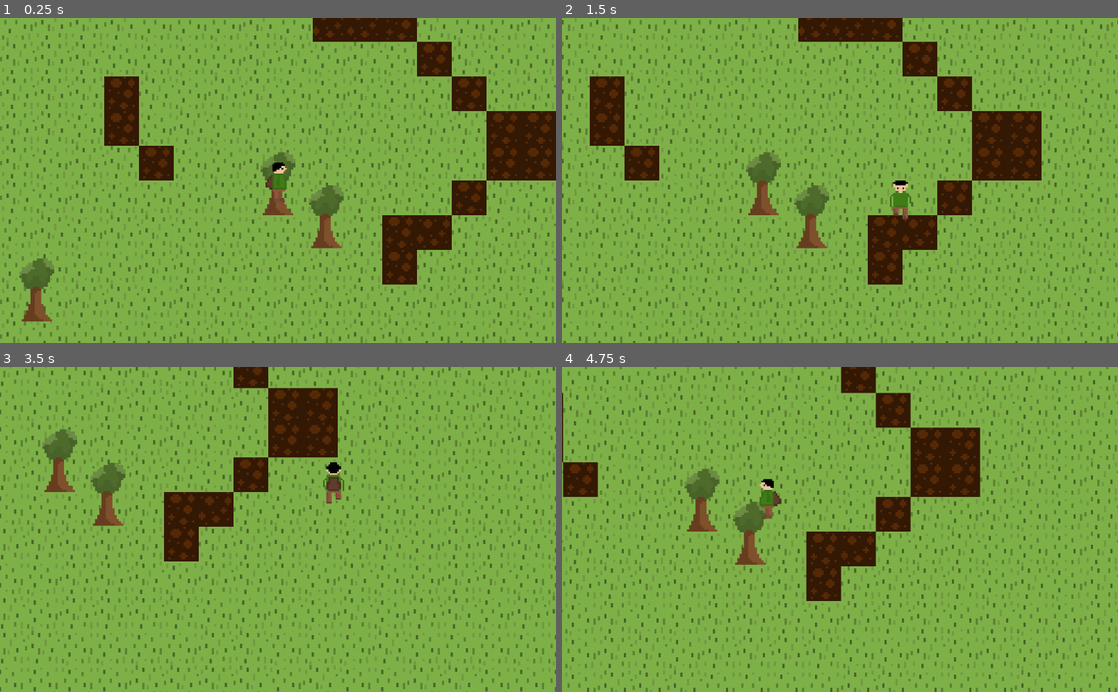
Above: before the commit, frames 1-4 (two rows, left to right).
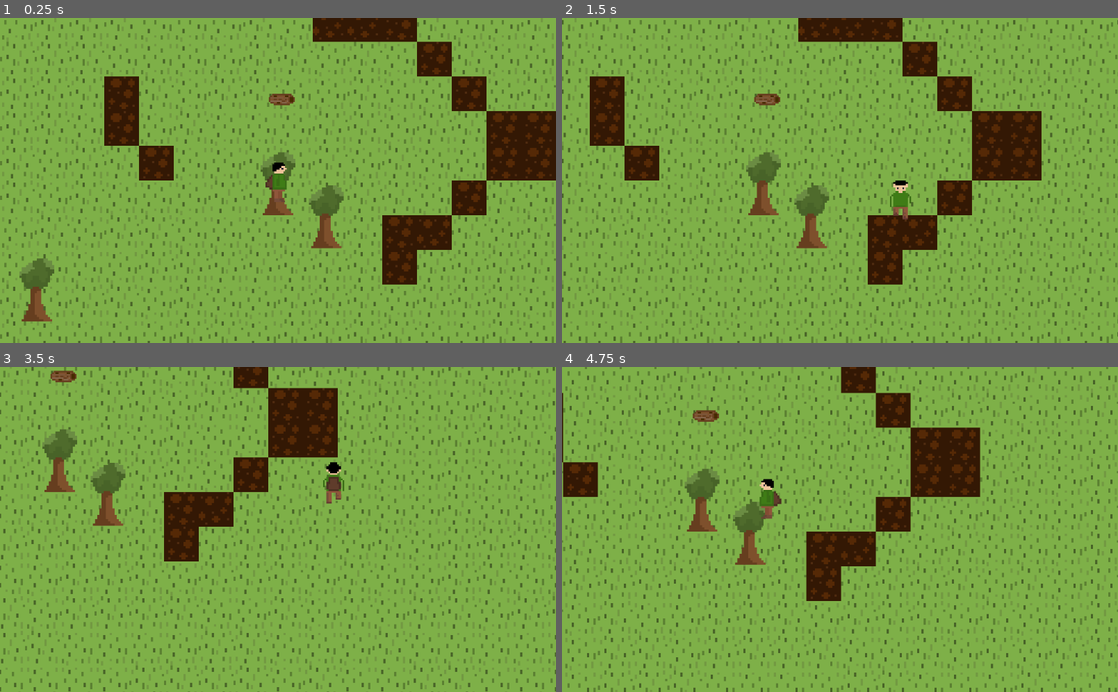
Above: after the commit, the same moments.

Repository: nalton-software/godot-fire-jam
Game: Godot game, scene res://scenes/Main.tscn
The game is run twice, just before and just after one commit, with the same random seed, the same clock (stepped at 60 frames per second) and the same inputs.
Inputs (mouse positions are in pixels of both pictures, inside the frame that each line leads up to):
- Up to frame 1 (0.25 s): no input
- Up to frame 2 (1.5 s): tap Enter at 0.5 s; move the mouse to (840, 183) at 0.52 s; hold Right (ui_right) 0.53-1.28 s; click (840, 183) at 0.67 s; move the mouse to (845, 216) at 1.27 s; hold Down (ui_down) from 1.28 s (still down); click (845, 216) at 1.42 s
- Up to frame 3 (3.5 s): move the mouse to (333, 458) at 2.02 s; release Down (ui_down) at 2.03 s; hold Right (ui_right) 2.03-2.78 s; move the mouse to (250, 594) at 2.77 s; hold Up (ui_up) from 2.78 s (still down); click (250, 594) at 2.92 s
- Up to frame 4 (4.75 s): move the mouse to (1006, 578) at 3.52 s; release Up (ui_up) at 3.53 s; hold Left (ui_left) from 3.53 s (still down); move the mouse to (673, 480) at 4.27 s

The runs differ from the first frame. In frame 1, 0.1% of the frame differs, in the area x 48-53%, y 23-27%; in frame 2, 0.1%; in frame 3, 0.2%, in the area x 9-14%, y 1-5%; in frame 4, 0.2%.

Commit message:
added inventory pickup

Diff:
--- a/resources/Wood.tscn
+++ b/resources/Wood.tscn
@@ -1,7 +1,5 @@
-[gd_scene load_steps=3 format=2]
+[gd_scene load_steps=2 format=2]
 
-[ext_resource path="res://resources/DisplayItem.tscn" type="PackedScene" id=1]
-[ext_resource path="res://scripts/items/Wood.gd" type="Script" id=2]
+[ext_resource path="res://scenes/DisplayItem.tscn" type="PackedScene" id=1]
 
 [node name="Wood" instance=ExtResource( 1 )]
-item_script = ExtResource( 2 )
--- a/resources/DisplayItem.tscn
+++ b/scenes/DisplayItem.tscn
@@ -1,13 +1,12 @@
 [gd_scene load_steps=3 format=2]
 
-[ext_resource path="res://scripts/items/DisplayItem.gd" type="Script" id=2]
+[ext_resource path="res://scripts/items/DisplayItem.gd" type="Script" id=1]
 
 [sub_resource type="RectangleShape2D" id=1]
 extents = Vector2( 16, 16 )
 
 [node name="DisplayItem" type="Area2D"]
-scale = Vector2( 1.5, 1.5 )
-script = ExtResource( 2 )
+script = ExtResource( 1 )
 
 [node name="CollisionShape2D" type="CollisionShape2D" parent="."]
 shape = SubResource( 1 )
--- a/scenes/HUD.tscn
+++ b/scenes/HUD.tscn
@@ -1,6 +1,9 @@
-[gd_scene format=2]
+[gd_scene load_steps=2 format=2]
+
+[ext_resource path="res://scripts/HUD.gd" type="Script" id=1]
 
 [node name="HUD" type="CanvasLayer"]
+script = ExtResource( 1 )
 
 [node name="Control" type="Control" parent="."]
 anchor_top = 1.0
@@ -12,10 +15,13 @@
 }
 
 [node name="InventoryItems" type="HBoxContainer" parent="Control"]
-anchor_left = 0.5
-anchor_right = 0.5
+anchor_top = 1.0
 anchor_bottom = 1.0
-grow_horizontal = 2
+margin_left = 16.0
+margin_top = -80.0
+margin_right = 16.0
+margin_bottom = -80.0
+rect_scale = Vector2( 4, 4 )
 alignment = 1
 __meta__ = {
 "_edit_use_anchors_": false
--- /dev/null
+++ b/scenes/InventoryItem.tscn
@@ -0,0 +1,12 @@
+[gd_scene load_steps=2 format=2]
+
+[ext_resource path="res://scripts/items/InventoryItem.gd" type="Script" id=1]
+
+[node name="InventoryItem" type="TextureRect"]
+margin_right = 32.0
+margin_bottom = 32.0
+stretch_mode = 6
+script = ExtResource( 1 )
+__meta__ = {
+"_edit_use_anchors_": false
+}
--- a/scenes/Main.tscn
+++ b/scenes/Main.tscn
@@ -6,6 +6,8 @@
 [ext_resource path="res://scenes/Player.tscn" type="PackedScene" id=4]
 [ext_resource path="res://scenes/tilemaps/Water.tscn" type="PackedScene" id=5]
 [ext_resource path="res://scenes/tilemaps/Dirt.tscn" type="PackedScene" id=6]
+[ext_resource path="res://scripts/items/Wood.gd" type="Script" id=7]
+[ext_resource path="res://scenes/DisplayItem.tscn" type="PackedScene" id=8]
 
 [node name="Main" type="Node2D"]
 
@@ -29,3 +31,7 @@
 
 [node name="Object2" parent="YSort" instance=ExtResource( 3 )]
 position = Vector2( -443.621, 196.351 )
+
+[node name="DisplayItem" parent="YSort" instance=ExtResource( 8 )]
+position = Vector2( 7, -151 )
+item_script = ExtResource( 7 )
--- a/scenes/objects/Tree.tscn
+++ b/scenes/objects/Tree.tscn
@@ -2,14 +2,14 @@
 
 [ext_resource path="res://art/tree.png" type="Texture" id=1]
 [ext_resource path="res://scenes/objects/Object.tscn" type="PackedScene" id=2]
-[ext_resource path="res://resources/Wood.tscn" type="PackedScene" id=3]
+[ext_resource path="res://scripts/items/Wood.gd" type="Script" id=3]
 
 [sub_resource type="RectangleShape2D" id=1]
 extents = Vector2( 8.07618, 14.3802 )
 
 [node name="Tree" instance=ExtResource( 2 )]
-item_prefab = ExtResource( 3 )
 spawn_offset = Vector2( 0, 50 )
+item_script = ExtResource( 3 )
 
 [node name="Sprite" parent="." index="0"]
 texture = ExtResource( 1 )
--- /dev/null
+++ b/scripts/HUD.gd
@@ -0,0 +1,9 @@
+extends CanvasLayer
+
+onready var inventory = $"Control/InventoryItems"
+onready var inventory_item_prefab = preload("res://scenes/InventoryItem.tscn")
+
+func add_item(item_data: ItemData):
+	var inventory_item = inventory_item_prefab.instance()
+	inventory_item.item_data = item_data
+	inventory.add_child(inventory_item)
--- a/scripts/Object.gd
+++ b/scripts/Object.gd
@@ -1,10 +1,11 @@
 extends StaticBody2D
 
-export var item_prefab: PackedScene
 export var spawn_offset := Vector2.ZERO
 export var toughness := 1.0
+export var item_script: Script
 
 onready var original_pos := position
+onready var item_prefab := preload("res://scenes/DisplayItem.tscn")
 
 var mining := false
 var mining_progress := 0.0
@@ -26,5 +27,6 @@
 func destroy():
 	var item = item_prefab.instance()
 	item.position = position + spawn_offset
+	item.item_script = item_script
 	get_parent().add_child(item)
 	queue_free()
--- a/scripts/Player.gd
+++ b/scripts/Player.gd
@@ -3,6 +3,8 @@
 export var max_speed := 350
 export var acceleration := 1500
 export var friction := 2000
+
+onready var HUD = owner.get_node("HUD")
 
 var velocity = Vector2.ZERO
 
@@ -45,3 +47,4 @@
 
 func collect(item: ItemData):
 	print('Collecting %s' % item.name)
+	HUD.add_item(item)
--- a/scripts/items/DisplayItem.gd
+++ b/scripts/items/DisplayItem.gd
@@ -1,16 +1,17 @@
 extends Area2D
 
-export (Script) var item_script
+export var item_script: Script
+
 var item_data
 
 func _enter_tree():
-	item_data = item_script.new()
+	if item_data == null:
+		item_data = item_script.new()
 	$Sprite.texture = item_data.texture
 	$Sprite.scale.x = item_data.size.x / item_data.texture.get_width()
 	$Sprite.scale.y = item_data.size.y / item_data.texture.get_height()
 	$CollisionShape2D.shape.extents = item_data.size / 2
 
-
 func _on_DisplayItem_body_entered(body):
 	if body.is_in_group('Players'):
 		body.collect(item_data)
--- /dev/null
+++ b/scripts/items/InventoryItem.gd
@@ -0,0 +1,11 @@
+extends TextureRect
+
+export var item_script: Script
+
+var item_data
+
+func _enter_tree():
+	if item_data == null:
+		item_data = item_script.new()
+
+	texture = item_data.texture
--- a/scripts/items/Wood.gd
+++ b/scripts/items/Wood.gd
@@ -1,4 +1,4 @@
 extends 'res://scripts/items/ItemData.gd'
 
-func _init().('Wood', preload('res://art/wood.png'), Vector2(32, 32)):
+func _init().('Wood', preload('res://art/wood.png'), Vector2(48, 48)):
 	pass
Not shown: 1 places in scenes/Main.tscn that only renumber resources
